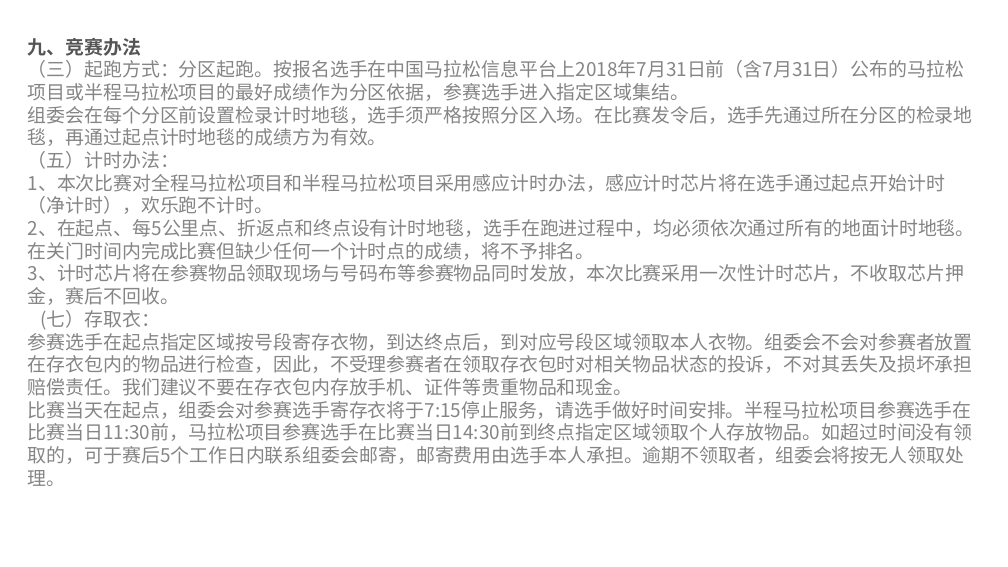
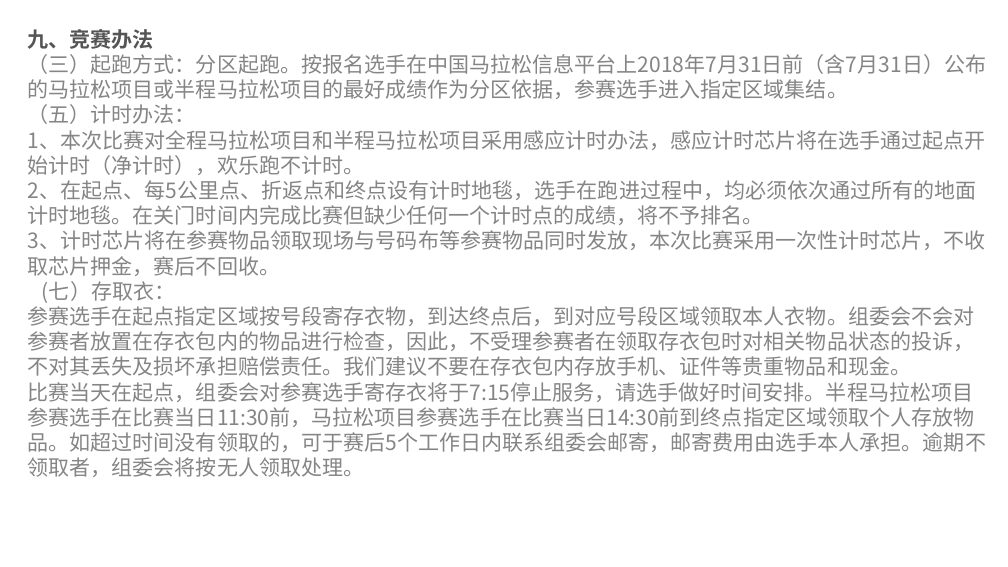
Before and after one commit to FredJiangFei/MyDocuments, a slide deck: slide 3 of 其他/run/run.pptx. Drawn at 1008x567 pixels with LibreOffice and Linux fonts; fonts in the diff are those of the drawing. Boxes give left, top, right and bottom in pixels: in the first picture for what was removed or moved away, otherwise in the second. Text is boxed around its words. In the diff, an @@ line names an element or a change of style, - is before the commit and + after.

```diff
--- a/其他/run/run.pptx
+++ b/其他/run/run.pptx
@@ text "九、竞赛办法": place and size @@
-text "九、竞赛办法" at <box>28,38,975,486</box>
+text "九、竞赛办法" at <box>28,29,986,477</box>
@@ text "九、竞赛办法" at <box>28,29,986,477</box>: size 18 to 20 pt @@
@@ text at <box>28,106,973,146</box>: paragraph removed @@
-组委会在每个分区前设置检录计时地毯，选手须严格按照分区入场。在比赛发令后，选手先通过所在分区的检录地毯，再通过起点计时地毯的成绩方为有效。
```
Also in this commit, not shown: 9 other slides changed, 1 slide added, 2 slides removed.
